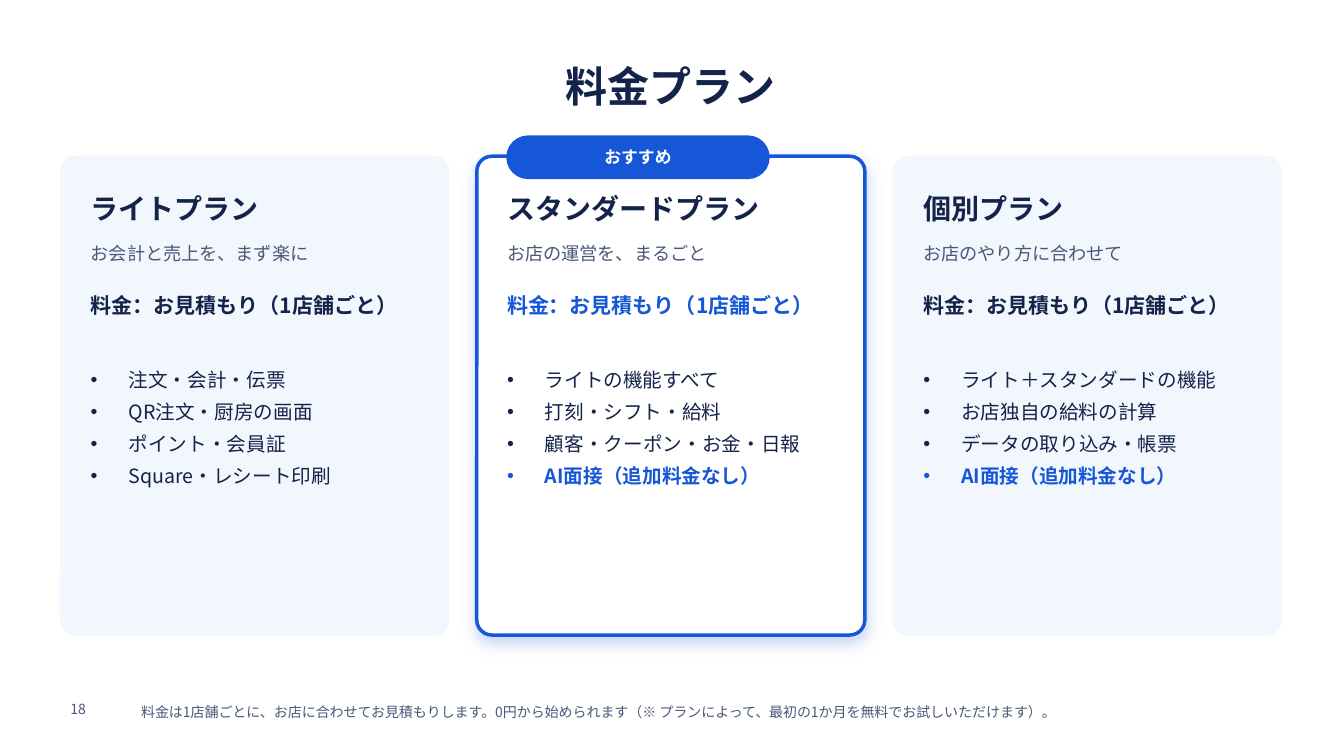
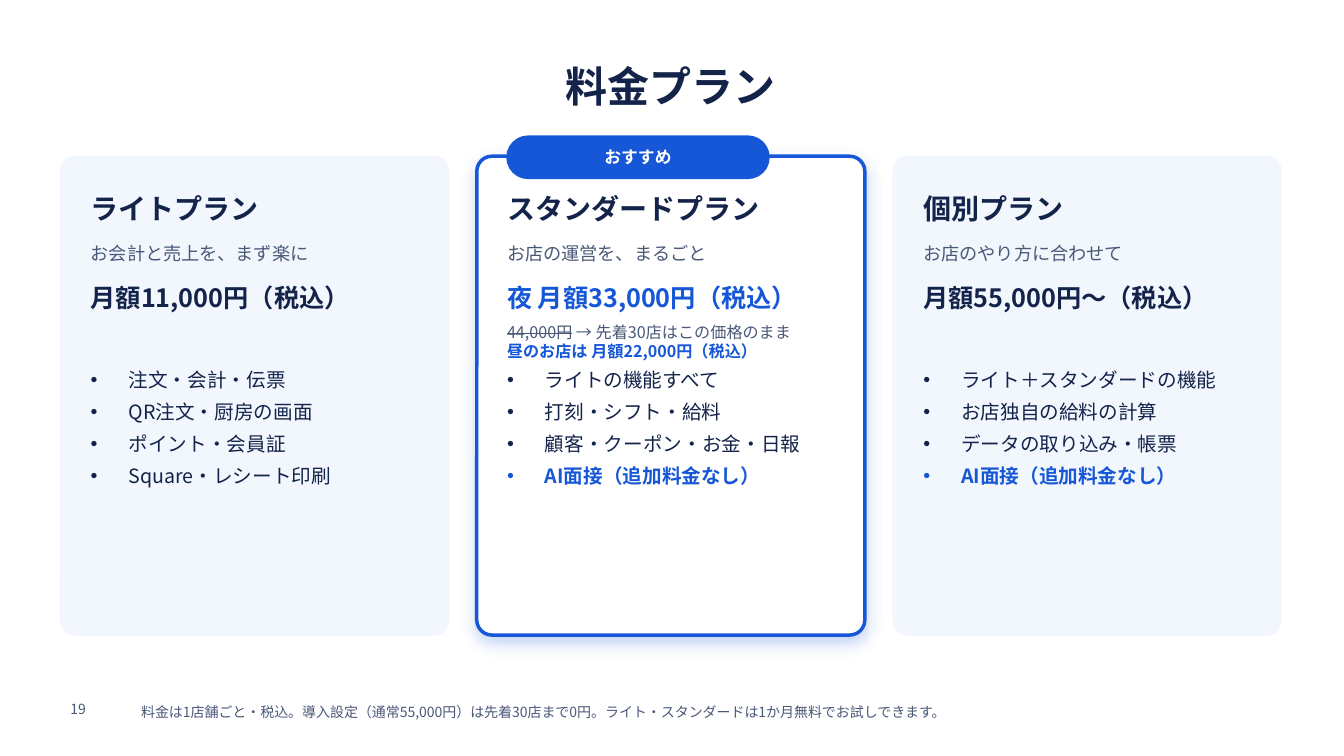
Before and after one commit to SatoAkito2026/GACHICAREERAI, a slide deck: slide 19 of docs/posupos-sales/posupos-shiryo.pptx (slide 18 before the commit). Drawn at 1344x756 pixels with LibreOffice and Linux fonts; fonts in the diff are those of the drawing; background and template pictures are left out. Boxes give left, top, right and bottom in pixels: in the first picture for what was removed or moved away, otherwise in the second. Text is boxed around its words. In the diff, an @@ line names an element or a change of style, - is before the commit and + after.

```diff
--- a/docs/posupos-sales/posupos-shiryo.pptx
+++ b/docs/posupos-sales/posupos-shiryo.pptx
@@ text removed at [91,295,397,315] @@
-料金：お見積もり（1店舗ごと）
@@ text added at [91,285,350,313], 18 pt, text #13234A, bold @@
+月額11,000円（税込）
@@ text removed at [507,295,813,315] @@
-料金：お見積もり（1店舗ごと）
@@ text added at [507,285,797,313], 18 pt, text #1557D6, bold @@
+夜 月額33,000円（税込）
@@ text removed at [923,295,1229,315] @@
-料金：お見積もり（1店舗ごと）
@@ text added at [923,285,1207,313], 18 pt, text #13234A, bold @@
+月額55,000円〜（税込）
@@ text added at [507,324,791,360], 11.5 pt, text #4A5878 @@
+44,000円 → 先着30店はこの価格のまま
+昼のお店は 月額22,000円（税込）
@@ page number at [70,703,86,714]: text changed @@
-18
+19
@@ text at [141,705,946,720]: text changed @@
-料金は1店舗ごとに、お店に合わせてお見積もりします。0円から始められます（※ プランによって、最初の1か月を無料でお試しいただけます）。
+料金は1店舗ごと・税込。導入設定（通常55,000円）は先着30店まで0円。ライト・スタンダードは1か月無料でお試しできます。
```
Also in this commit, not shown: 4 other slides changed, 1 slide added, 5 other files.
